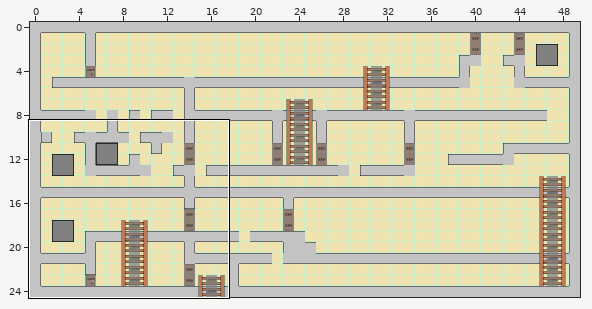
Tiled map, stored at client/maps/Moarmaps.tmx. The first picture is a wide view before the edit; the outline marks the close-up.
Close-up. First the earlier version:
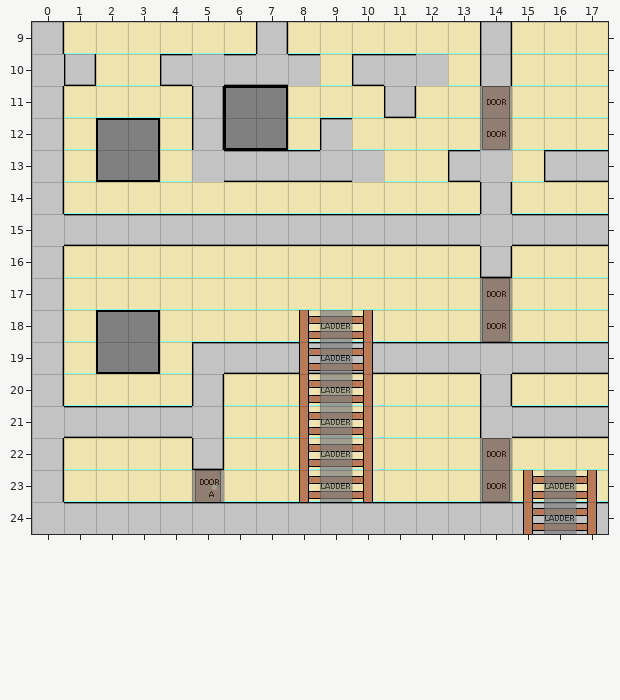
Cells are 32x32 px. Shown: x 0..17, y 9..24. The commit also changed other parts of the map, which this record leaves out.
Once edited:
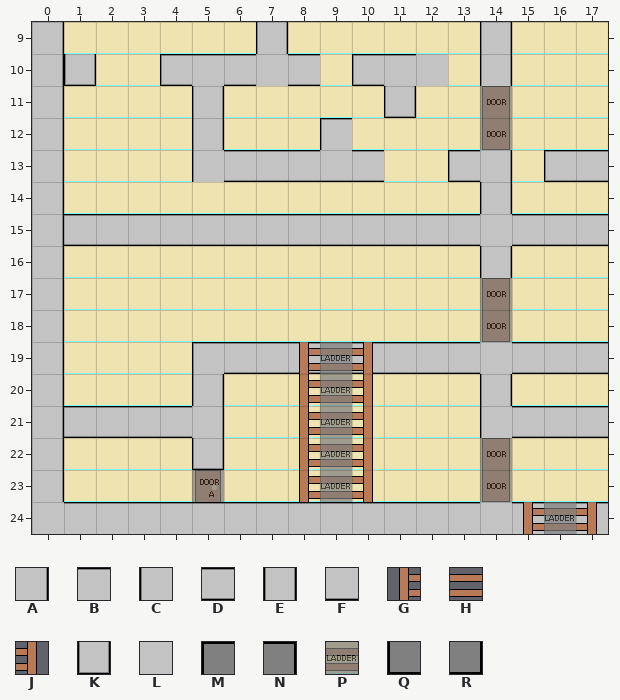
Key: from "tiles": A 0 "wall_left", B 1 "wall_floor", C 2 "wall_right", D 6 "wall_floor_roof", E 7 "wall_right_left", F 8 "wall_roof", G 9 "ladder_left", H 10 "ladder_mid", J 11 "ladder_right", K 12 "wall_bottom_end", L 14 "wall", M 18, N 19, P 20, Q 24, R 25.
_ is an empty cell.
Tiles replaced or removed in this view: B, F, G, H, J, K, L, M, N, P, Q, R.
See-through tiles are keyed as they look on the map.
Edits made:
Changed rows in their new state; . is an unchanged cell.
Layer "floor":
first column x 0:
10 A....B.LD......
13 .....C....D...A
15 A..............
16 ..............E
19 ..............L
21 A..............
24 ..............L
Layer "foreground":
first column x 2:
11 ....__
12 __..__
13 __....
first column x 2:
18 __....___
19 __.......
first column x 15:
23 ___
Layer "event":
first column x 0:
18 ........._.......
21 _................
23 ................_
